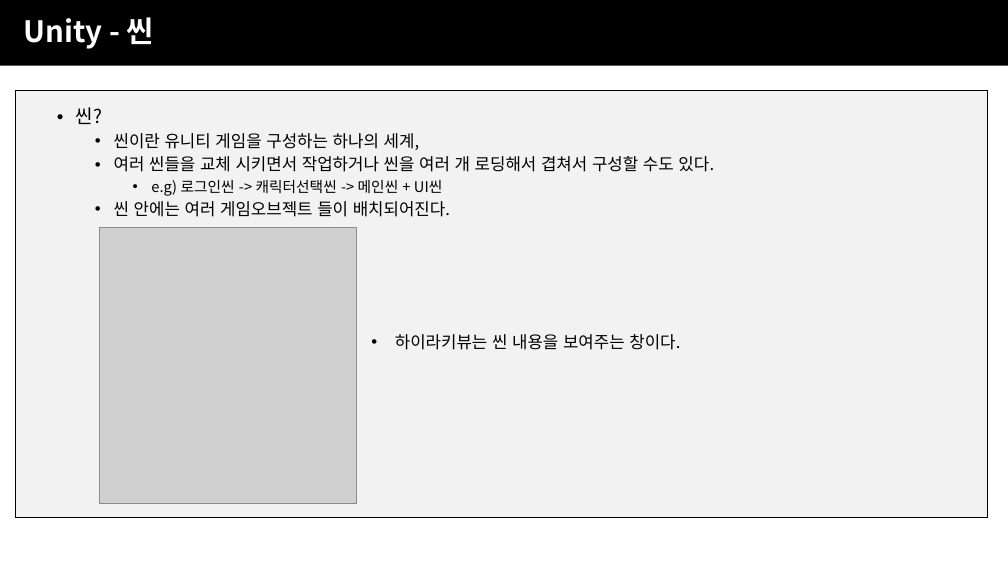
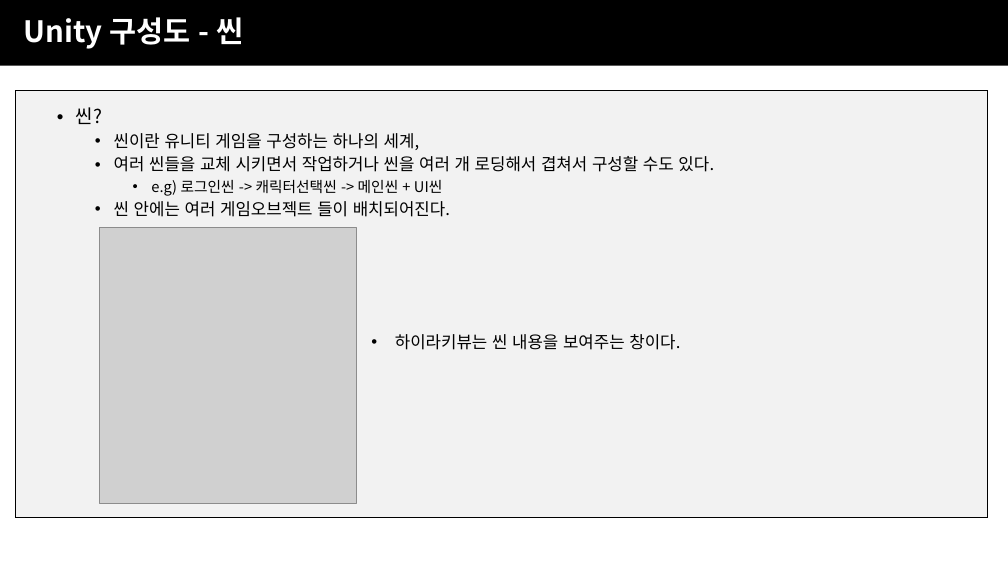
Before and after one commit to JJaery/SBSGameAcademy3, a slide deck: slide 16 of 4주차/SBS게임아카데미_UNITY주말4개월_4주차(유니티).pptx (slide 15 before the commit). Drawn at 1008x567 pixels with LibreOffice and Linux fonts; fonts in the diff are those of the drawing; grey boxes stand for pictures; background and template pictures are left out. Boxes give left, top, right and bottom in pixels: in the first picture for what was removed or moved away, otherwise in the second. Text is boxed around its words. In the diff, an @@ line names an element or a change of style, - is before the commit and + after.

```diff
--- a/4주차/SBS게임아카데미_UNITY주말4개월_4주차(유니티).pptx
+++ b/4주차/SBS게임아카데미_UNITY주말4개월_4주차(유니티).pptx
@@ text at [24,17,243,49]: text changed @@
-Unity - 씬
+Unity 구성도 - 씬
```
Also in this commit, not shown: 7 other slides changed, 3 slides added, 8 other files.
